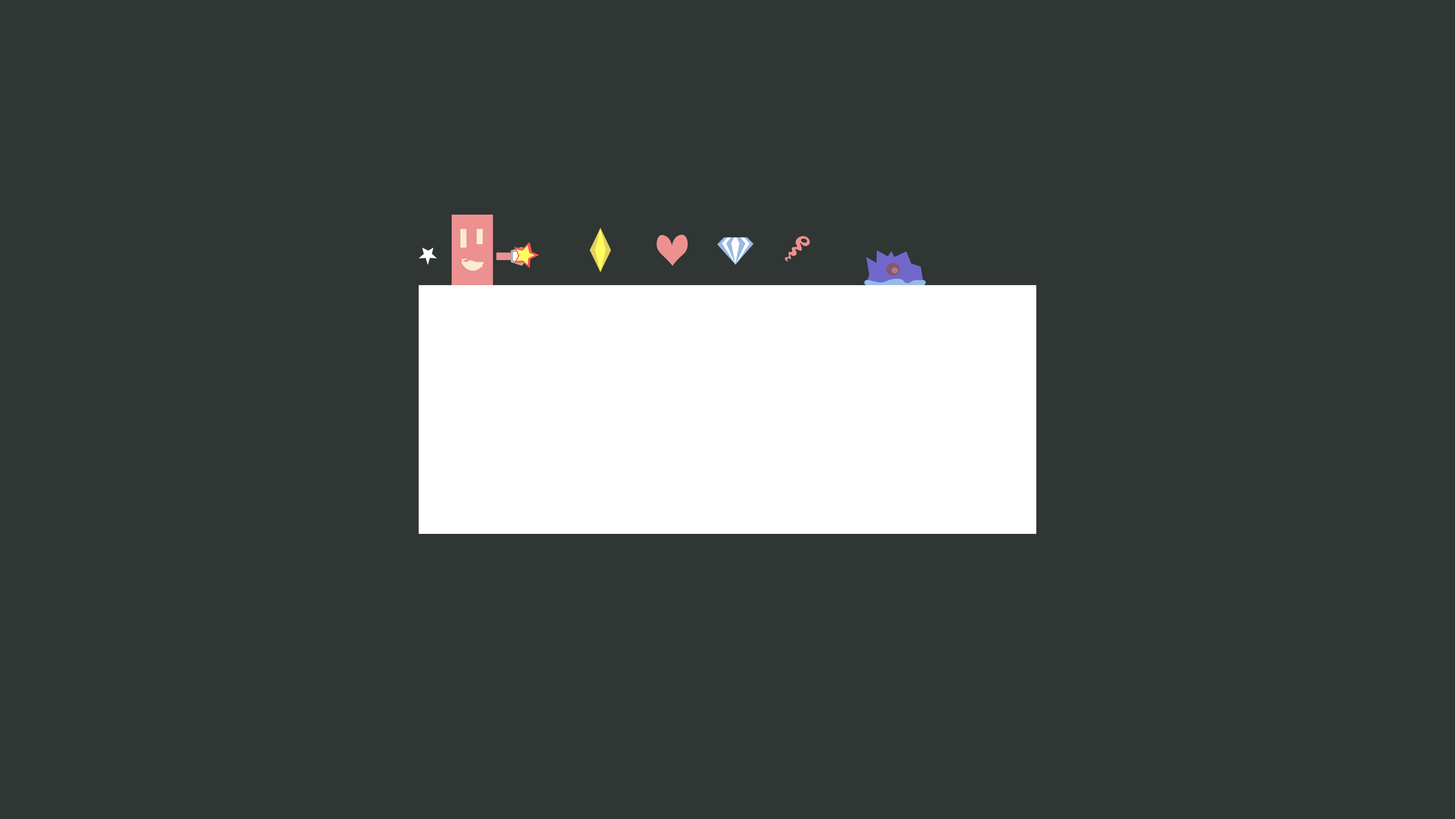
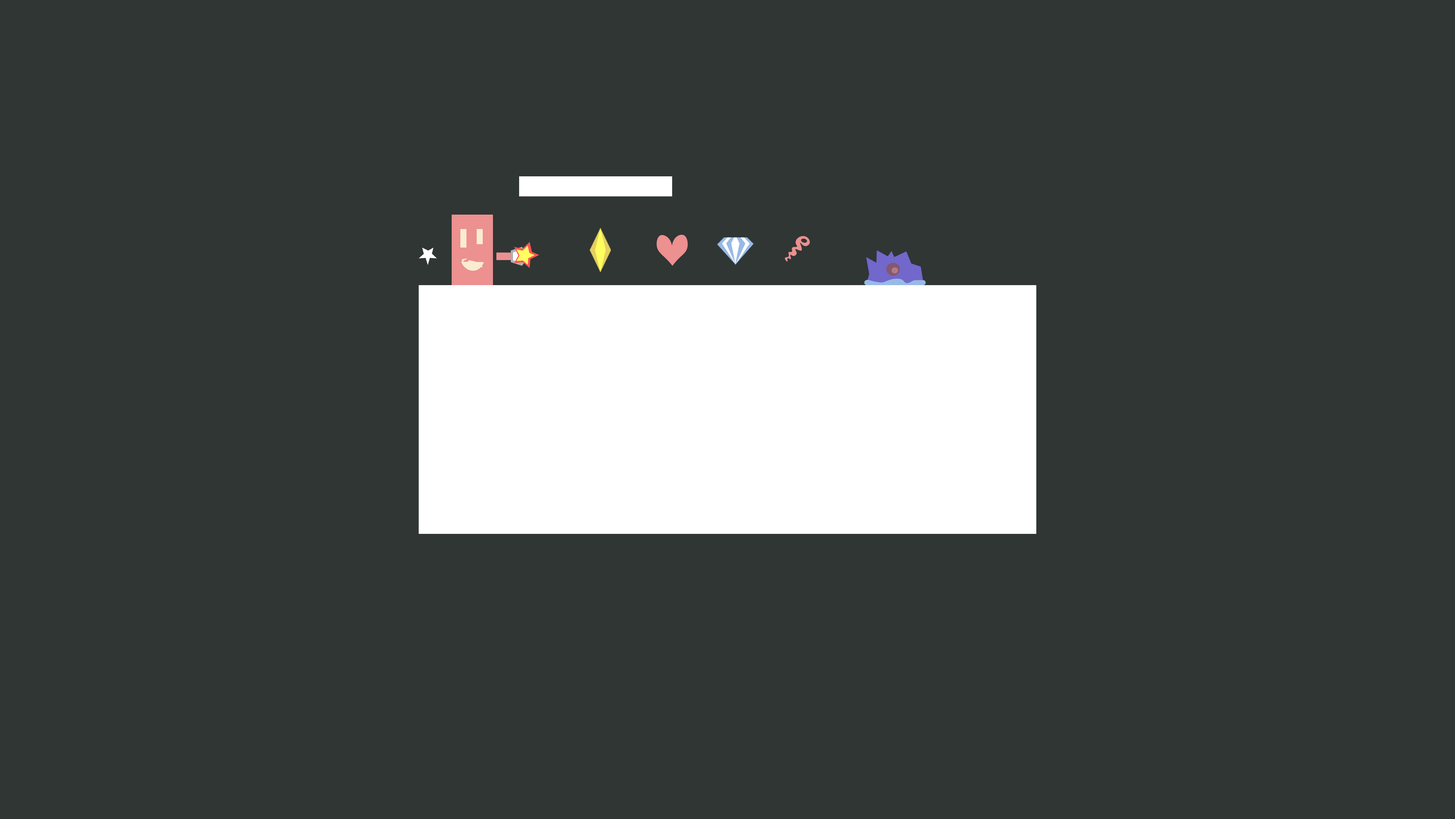
Layer changes from the first 1455 x 819 image to the second:
added layer "Platform" above "Ground" over <box>519,176,673,197</box>
